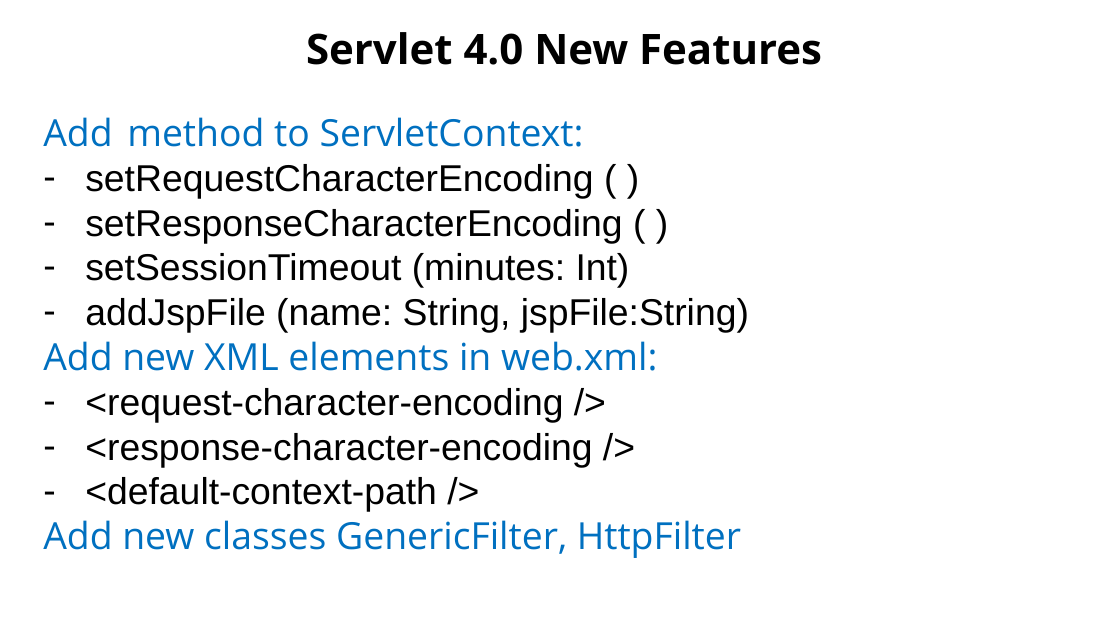
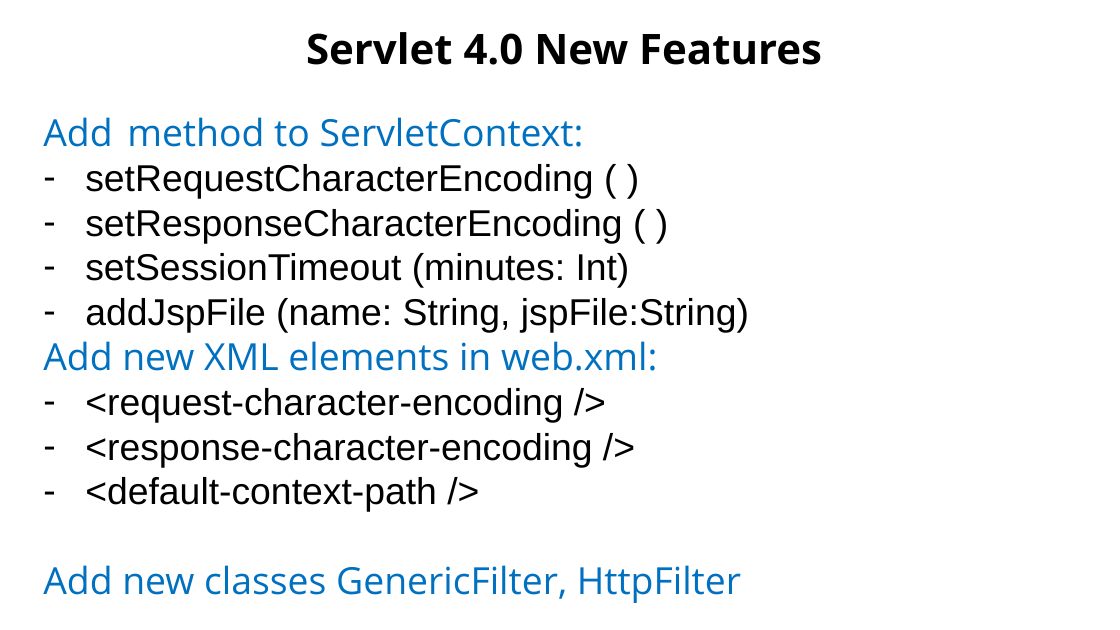
Before and after one commit to Zenon8/http2-inv, a slide deck: slide 59 of presentation/Http2 - Kotlin.pptx (slide 57 before the commit). Drawn at 1120x630 pixels with LibreOffice and Linux fonts; fonts in the diff are those of the drawing; background and template pictures are left out. Boxes give left, top, right and bottom in pixels: in the first picture for what was removed or moved away, otherwise in the second. Text is boxed around its words. In the diff, an @@ line names an element or a change of style, - is before the commit and + after.

```diff
--- a/presentation/Http2 - Kotlin.pptx
+++ b/presentation/Http2 - Kotlin.pptx
@@ text "Add method to ServletContext:" rewrapped from [43,117,749,558] to [43,117,749,603] @@
```
Also in this commit, not shown: 6 other slides changed, 7 slides added, 4 slides removed, 4 other files.
